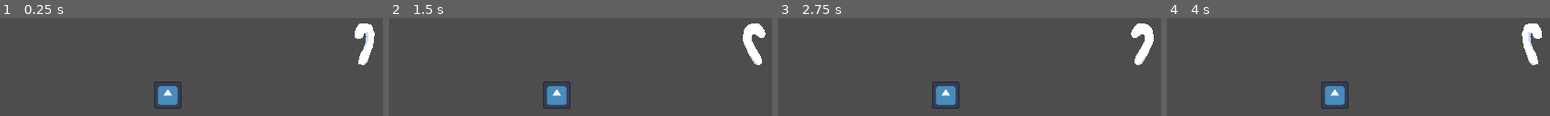
Above: before the commit, frames 1-4 (left to right).
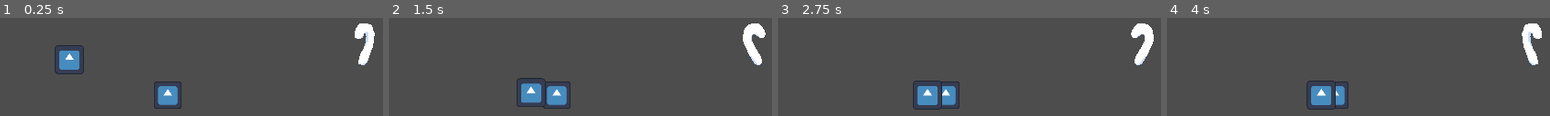
Above: after the commit, the same moments.

Repository: ryan-druffel/game-jam-dec-2024
Game: Godot game, scene res://world/world.tscn
The game is run twice, just before and just after one commit, with the same random seed, the same clock (stepped at 60 frames per second) and the same inputs. The engine's default icon, where the game draws it, is replaced by a stand-in: a white triangle on a blue panel in a dark square.
Inputs (mouse positions are in pixels of both pictures, inside the frame that each line leads up to):
- Up to frame 1 (0.25 s): no input
- Up to frame 2 (1.5 s): click (557, 95) at 0.67 s; move the mouse to (752, 44) at 1.27 s; click (752, 44) at 1.42 s
- Up to frame 3 (2.75 s): move the mouse to (1003, 22) at 2.02 s; click (1003, 22) at 2.17 s
- Up to frame 4 (4 s): move the mouse to (outside the picture) at 2.77 s; click (outside the picture) at 2.92 s; tap Enter at 3.5 s; move the mouse to (outside the picture) at 3.52 s; click (outside the picture) at 3.67 s

The runs differ from the first frame. In frame 1, 1.3% of the frame differs, in the area x 14-22%, y 27-58%; in frame 2, 1.4%; in frame 3, 1.5%, in the area x 35-43%, y 63-94%; in frame 4, 1.3%.

Commit message:
Seduce and Chase

Diff:
--- a/dumptruck-dave/characters/character.tscn
+++ b/dumptruck-dave/characters/character.tscn
@@ -15,6 +15,7 @@
 script = ExtResource("1_0uug8")
 
 [node name="Sprite2D" type="Sprite2D" parent="."]
+y_sort_enabled = true
 texture = ExtResource("2_86hsc")
 
 [node name="CollisionShape2D" type="CollisionShape2D" parent="."]
--- a/dumptruck-dave/characters/dave/dave.gd
+++ b/dumptruck-dave/characters/dave/dave.gd
@@ -3,6 +3,8 @@
 
 func _ready() -> void:
 	super._ready()
+	assert(Globals.dave == null)
+	Globals.dave = self
 
 func get_nearest_candy_cane() -> Pickable:
 	return null
--- a/dumptruck-dave/characters/dave/dave.tscn
+++ b/dumptruck-dave/characters/dave/dave.tscn
@@ -1,8 +1,11 @@
-[gd_scene load_steps=2 format=3 uid="uid://fegkcsa3fxis"]
+[gd_scene load_steps=3 format=3 uid="uid://fegkcsa3fxis"]
 
 [ext_resource type="PackedScene" uid="uid://bafdjhctfe3uv" path="res://characters/character.tscn" id="1_gtsss"]
+[ext_resource type="Script" path="res://characters/dave/dave.gd" id="2_pxpus"]
 
 [node name="Dave" groups=["Dave"] instance=ExtResource("1_gtsss")]
+collision_mask = 4
+script = ExtResource("2_pxpus")
 
 [node name="Sprite2D" parent="." index="0"]
 scale = Vector2(0.24, 0.24)
--- /dev/null
+++ b/dumptruck-dave/characters/elf/chase_state.gd
@@ -0,0 +1,14 @@
+class_name ChaseState
+extends CharacterState
+
+@export var distance_threshold = 30
+@export var chase_completed_transition = "Seduce"
+
+func process(delta: float) -> void:
+	super.process(delta)
+	var dave: Dave = Globals.dave
+	var offset = dave.global_position - character.global_position
+	character.velocity = character.speed * offset
+	character.move_and_slide()
+	if character.global_position.distance_to(dave.global_position) < distance_threshold:
+		fsm.transition(chase_completed_transition)
--- a/dumptruck-dave/characters/elf/elf.tscn
+++ b/dumptruck-dave/characters/elf/elf.tscn
@@ -1,7 +1,31 @@
-[gd_scene load_steps=3 format=3 uid="uid://0nbhysihnr7d"]
+[gd_scene load_steps=5 format=3 uid="uid://0nbhysihnr7d"]
 
 [ext_resource type="PackedScene" uid="uid://bafdjhctfe3uv" path="res://characters/character.tscn" id="1_v36ba"]
 [ext_resource type="Script" path="res://characters/elf/elf.gd" id="2_xx3k0"]
+[ext_resource type="Script" path="res://characters/elf/seduce_state.gd" id="3_0hum7"]
+[ext_resource type="Script" path="res://characters/elf/chase_state.gd" id="4_me5mq"]
 
 [node name="Elf" instance=ExtResource("1_v36ba")]
+collision_layer = 2
+collision_mask = 4
 script = ExtResource("2_xx3k0")
+speed = 1.0
+
+[node name="Sprite2D" parent="." index="0"]
+scale = Vector2(0.25, 0.25)
+
+[node name="FSM" parent="." index="3" node_paths=PackedStringArray("initial_state")]
+initial_state = NodePath("Chase")
+
+[node name="Drop" parent="FSM" index="2"]
+fixed_duration = 1.0
+default_transition = "Chase"
+
+[node name="Seduce" type="Node" parent="FSM" index="3"]
+script = ExtResource("3_0hum7")
+fixed_duration = 1.0
+default_transition = "Chase"
+
+[node name="Chase" type="Node" parent="FSM" index="4"]
+script = ExtResource("4_me5mq")
+distance_threshold = 50
--- /dev/null
+++ b/dumptruck-dave/characters/elf/elf_idle_state.gd
@@ -0,0 +1 @@
+extends CharacterState
--- /dev/null
+++ b/dumptruck-dave/characters/elf/seduce_state.gd
@@ -0,0 +1,5 @@
+class_name SeduceState
+extends CharacterState
+
+func process(delta: float) -> void:
+	super.process(delta)
--- a/dumptruck-dave/characters/idle_state.gd
+++ b/dumptruck-dave/characters/idle_state.gd
@@ -3,3 +3,5 @@
 
 func process(delta: float) -> void:
 	super.process(delta)
+	character.velocity = character.velocity.move_toward(Vector2.ZERO, character.speed)
+	character.move_and_slide()
--- a/dumptruck-dave/world/globals.gd
+++ b/dumptruck-dave/world/globals.gd
@@ -6,3 +6,4 @@
 signal character_exited(character: Character)
 
 var picked: Pickable = null
+var dave: Dave = null
--- a/dumptruck-dave/world/items/item.tscn
+++ b/dumptruck-dave/world/items/item.tscn
@@ -7,6 +7,7 @@
 size = Vector2(26, 47)
 
 [node name="Item" type="Area2D"]
+y_sort_enabled = true
 script = ExtResource("1_bekr7")
 
 [node name="AnimatedSprite2D" type="AnimatedSprite2D" parent="."]
--- a/dumptruck-dave/world/world.tscn
+++ b/dumptruck-dave/world/world.tscn
@@ -1,9 +1,10 @@
-[gd_scene load_steps=5 format=3 uid="uid://uyvueydylfii"]
+[gd_scene load_steps=6 format=3 uid="uid://uyvueydylfii"]
 
 [ext_resource type="PackedScene" uid="uid://fegkcsa3fxis" path="res://characters/dave/dave.tscn" id="1_7qsgh"]
 [ext_resource type="Script" path="res://world/world.gd" id="1_r0pns"]
 [ext_resource type="PackedScene" uid="uid://cdnuqxadp4wx8" path="res://world/candy_cane/candy_cane.tscn" id="3_b3sne"]
 [ext_resource type="PackedScene" uid="uid://djxvvu8inqgyk" path="res://characters/player/player_hands.tscn" id="4_8www4"]
+[ext_resource type="PackedScene" uid="uid://0nbhysihnr7d" path="res://characters/elf/elf.tscn" id="5_flh4j"]
 
 [node name="World" type="Node2D"]
 script = ExtResource("1_r0pns")
@@ -13,6 +14,7 @@
 [node name="Dave" parent="." instance=ExtResource("1_7qsgh")]
 
 [node name="CandyCane" parent="." instance=ExtResource("3_b3sne")]
+y_sort_enabled = false
 position = Vector2(216, -56)
 
 [node name="Camera2D" type="Camera2D" parent="."]
@@ -25,4 +27,7 @@
 [node name="CollisionZone" parent="PlayerHands/RightHandZone" index="0"]
 position = Vector2(160, 0)
 
+[node name="Elf" parent="." instance=ExtResource("5_flh4j")]
+position = Vector2(-176, -64)
+
 [editable path="PlayerHands"]
